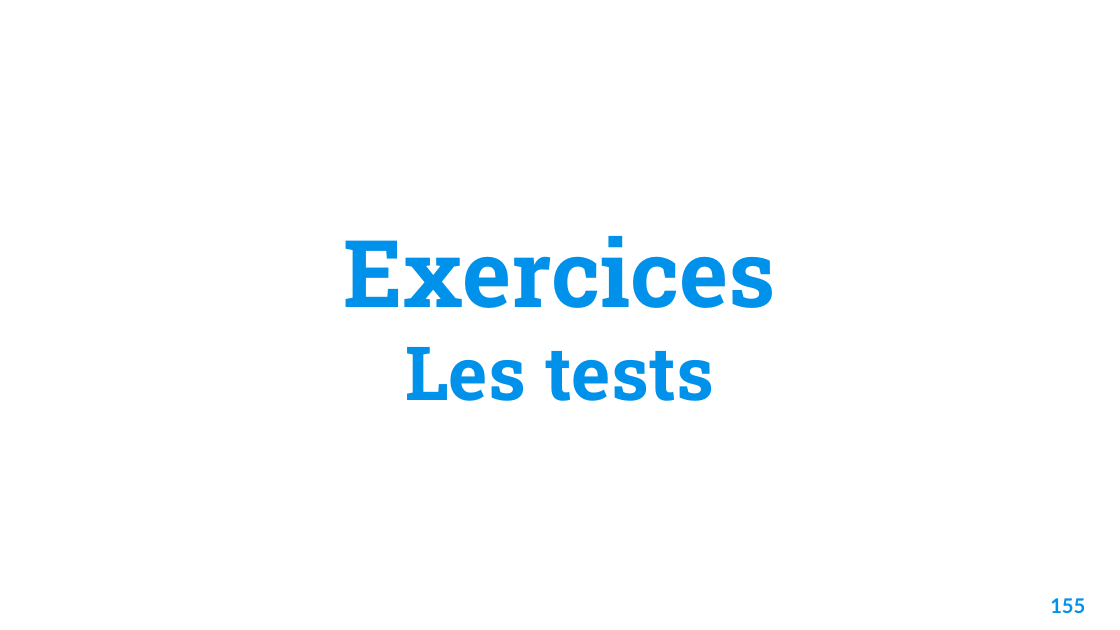
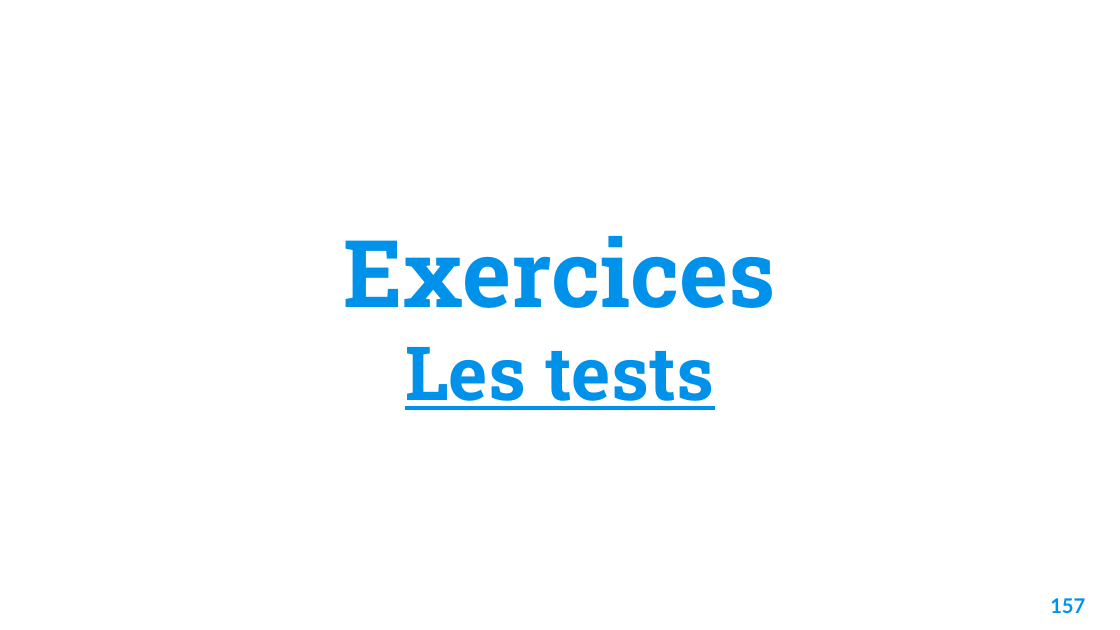
Before and after one commit to Fully-san/PythonDataScience, a slide deck: slide 158 of Supports/Python pour la data science.pptx (slide 156 before the commit). Drawn at 1120x630 pixels with LibreOffice and Linux fonts; fonts in the diff are those of the drawing; background and template pictures are left out. Boxes give left, top, right and bottom in pixels: in the first picture for what was removed or moved away, otherwise in the second. Text is boxed around its words. In the diff, an @@ line names an element or a change of style, - is before the commit and + after.

```diff
--- a/Supports/Python pour la data science.pptx
+++ b/Supports/Python pour la data science.pptx
@@ title "Exercices Les tests" at [344, 236, 776, 410]: underline on in "Les tests" @@
@@ page number at [1050, 598, 1085, 613]: text changed @@
-155
+157
```
Also in this commit, not shown: 5 other slides changed, 3 slides added, 1 slide removed, 1 other file.
